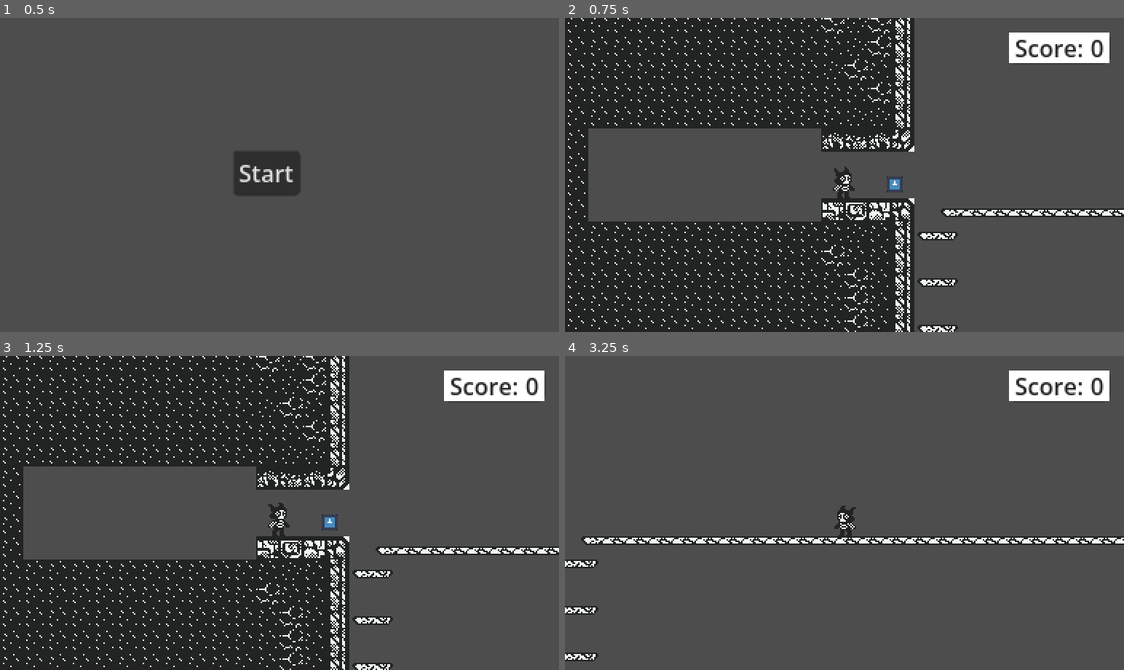
Above: before the commit, frames 1-4 (two rows, left to right).
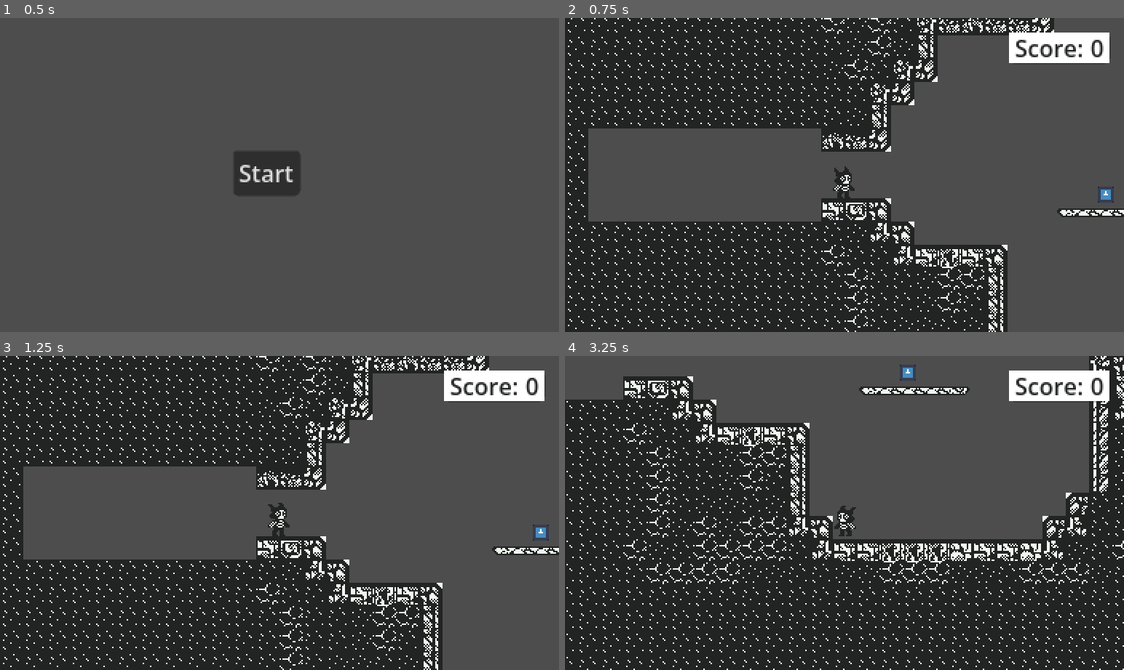
Above: after the commit, the same moments.

Repository: SpeedOfSmell/cryptid-caper
Game: Godot game, scene res://assets/game/game_manager.tscn
Two runs of this game, one before a commit and one after it. Both use one fixed random seed, a clock stepped at 60 frames per second and the inputs below. The engine's default icon, where the game draws it, is replaced by a stand-in: a white triangle on a blue panel in a dark square.
Inputs:
- Up to frame 1 (0.5 s): no input
- Up to frame 2 (0.75 s): click "Start" at 0.5 s
- Up to frame 3 (1.25 s): no input
- Up to frame 4 (3.25 s): hold D (walk_right) 1.28-2.78 s; tap Shift (dash) at 1.35, 2.85 s; tap Space (jump) at 1.52, 2.27 s; tap S (duck) at 2.1 s; hold A (walk_left) from 2.78 s (still down)

Frame 1 is identical in both runs. In frame 2, 9.5% of the frame differs, in the area x 54-99%, y 0-100%; in frame 3, 9.5%; in frame 4, 65%, in the area x 0-100%, y 0-100%.

Commit message:
randomly disperse artifacts throughout a room according to budget and weight

Diff:
--- a/assets/game/game_screen/chunks/chunk_types/through_chunk/through_chunk_a.tscn
+++ b/assets/game/game_screen/chunks/chunk_types/through_chunk/through_chunk_a.tscn
@@ -3,6 +3,7 @@
 [ext_resource type="TileSet" uid="uid://dywhdftlbg8wv" path="res://assets/game/game_screen/chunks/room_tileset.tres" id="2_tbpo8"]
 [ext_resource type="PackedScene" uid="uid://b1jbsp8xj45we" path="res://assets/game/game_screen/player/player.tscn" id="3_47a16"]
 [ext_resource type="PackedScene" uid="uid://bgb2sv8mxh6fd" path="res://assets/game/game_screen/interactables/obstacle/spike.tscn" id="4_tbpo8"]
+[ext_resource type="PackedScene" uid="uid://bravhbok4cvo4" path="res://assets/game/game_screen/interactables/artifact/artifact.tscn" id="5_6aua3"]
 [ext_resource type="PackedScene" uid="uid://d0mhcb0l0g6sy" path="res://assets/game/game_screen/interactables/relic/relic.tscn" id="5_kbw0v"]
 
 [node name="Node2D" type="Node2D" unique_id=605449353]
@@ -22,3 +23,6 @@
 
 [node name="Relic" parent="." unique_id=1616424487 instance=ExtResource("5_kbw0v")]
 position = Vector2(83, 197)
+
+[node name="Artifact" parent="." unique_id=536148721 instance=ExtResource("5_6aua3")]
+position = Vector2(195, 174)
--- /dev/null
+++ b/assets/game/game_screen/interactables/artifact/artifact_a/artifact_a.tres
@@ -0,0 +1,12 @@
+[gd_resource type="Resource" script_class="ArtifactInfo" format=3 uid="uid://d3hkcd6jnf0go"]
+
+[ext_resource type="Script" uid="uid://bbyfvnwmopiua" path="res://assets/game/game_screen/interactables/artifact/artifact_info.gd" id="1_5s7v2"]
+[ext_resource type="PackedScene" uid="uid://bravhbok4cvo4" path="res://assets/game/game_screen/interactables/artifact/artifact.tscn" id="1_sqfys"]
+
+[resource]
+script = ExtResource("1_5s7v2")
+artifact_type = 1
+artifact_scene = ExtResource("1_sqfys")
+score_value = 200
+weight = 0.7999999999999999
+metadata/_custom_type_script = "uid://bbyfvnwmopiua"
--- /dev/null
+++ b/assets/game/game_screen/interactables/artifact/artifact_info.gd
@@ -0,0 +1,7 @@
+class_name ArtifactInfo
+extends Resource
+
+@export var artifact_type: Global.ArtifactType
+@export var artifact_scene: PackedScene
+@export var score_value: int
+@export_range(.1, 1, .1) var weight: float
--- /dev/null
+++ b/assets/game/game_screen/interactables/artifact/artifact_library.gd
@@ -0,0 +1,24 @@
+class_name ArtifactLibrary
+extends Resource
+
+@export var artifacts: Array[ArtifactInfo]
+
+func get_minimal_score() -> int:
+	return artifacts.reduce(func(lowest: int, artifact: ArtifactInfo): return artifact.score_value if lowest == 0 or artifact.score_value < lowest else lowest, null).score_value
+
+func get_random_artifact(max_score: int) -> ArtifactInfo:
+	var total := 0.0
+	var artifact_choices := artifacts.filter(func(a: ArtifactInfo): return a.score_value <= max_score)
+	for artifact: ArtifactInfo in artifact_choices:
+		total += maxf(artifact.weight, 0.0)
+
+	if total <= 0.0:
+		return null  # empty array or all weights zero
+
+	var roll := randf() * total
+	for artifact: ArtifactInfo in artifact_choices:
+		roll -= maxf(artifact.weight, 0.0)
+		if roll < 0.0:
+			return artifact
+
+	return artifact_choices.back()  # fallback for float rounding edge cases
--- a/assets/game/game_screen/room_manager/room_generator.gd
+++ b/assets/game/game_screen/room_manager/room_generator.gd
@@ -6,6 +6,7 @@
 @export var _room_scene: PackedScene
 @export var _chunk_library: ChunkLibrary
 @export var _relic_library: Dictionary[RelicType, PackedScene]
+@export var _artifact_library: ArtifactLibrary
 
 const DOUBLE_JUMP_UNLOCK_LEVEL = 3
 const DASH_UNLOCK_LEVEL = 5
@@ -19,6 +20,7 @@
 const EXIT_DOWN := 8
 const CHUNK_DIRECTIONS := [Vector2i.LEFT, Vector2i.RIGHT, Vector2i.UP, Vector2i.DOWN]
 
+# This was supposed to be used to seed random generation so playthroughs can be reproducable but I didn't end up using it everywhere so it's kinda pointless now
 var _rng: RandomNumberGenerator
 
 func _init():
@@ -28,6 +30,7 @@
 func generate_room(room_id: int) -> Room:
 	var require_double_jump = room_id >= DOUBLE_JUMP_UNLOCK_LEVEL
 	var require_dash = room_id >= DASH_UNLOCK_LEVEL
+	var artifact_budget = 200
 
 	var room_size := Vector2i(3 + floori(room_id / ROOM_HORIZONTAL_SIZE_INCREASE_FREQUENCY), 1 + floori((room_id - 2) / ROOM_VERTICAL_SIZE_INCREASE_FREQUENCY))
 	var chunk_type_map: Array[Array] = _initialize_chunk_map(room_size.x, room_size.y)
@@ -38,6 +41,8 @@
 	var solution_path: Array[Array] = chunk_type_map.duplicate(true)
 	_generate_filler_rooms(chunk_type_map, solution_path)
 	_ensure_all_chunks_accessible(chunk_type_map, solution_path)
+
+	var artifact_map = _generate_artifact_map(chunk_type_map, artifact_budget)
 
 	var chunk_map: Array[Array] = _initialize_chunk_map(room_size.x, room_size.y)
 	_populate_chunk_map(chunk_type_map, chunk_map, require_double_jump, require_dash)
@@ -50,7 +55,7 @@
 	var relic_to_spawn: RelicType = RelicType.NONE
 	if require_double_jump and PlayerManager.get_upgrade_level(Upgrade.UpgradeType.JUMP_LEVEL) == 0:
 		relic_to_spawn = RelicType.DOUBLE_JUMP
-	_spawn_chunks(chunk_map, room, starting_coords, ending_coords, relic_to_spawn)
+	_spawn_chunks(chunk_map, artifact_map, room, starting_coords, ending_coords, relic_to_spawn)
 	_fill_walls(room.tilemap, room_size)
 	_create_room_exits(room, starting_coords, ending_coords)
 
@@ -315,6 +320,25 @@
 func _is_in_bounds(chunk_map: Array[Array], position: Vector2i) -> bool:
 	return position.y >= 0 and position.y < chunk_map.size() and position.x >= 0 and position.x < chunk_map[position.y].size()
 
+func _generate_artifact_map(chunk_type_map: Array[Array], budget: int) -> Array[Array]:
+	var artifact_map = _initialize_chunk_map(chunk_type_map[0].size(), chunk_type_map.size())
+
+	while budget >= _artifact_library.get_minimal_score():
+		var artifact := _artifact_library.get_random_artifact(budget)
+		var artifact_location := Vector2i(-1, -1)
+
+		# TODO: add a check in here to make sure it doesnt loop forever if theres no spots left
+		while artifact_location == Vector2i(-1, -1):
+			var random_coords = Vector2i(_rng.randi_range(0, chunk_type_map[0].size() - 1), _rng.randi_range(0, chunk_type_map.size() - 1))
+			var random_chunk = chunk_type_map[random_coords.y][random_coords.x]
+			if random_chunk != &"Blank Chunk" and artifact_map[random_coords.y][random_coords.x] == null:
+				artifact_location = random_coords
+
+		artifact_map[artifact_location.y][artifact_location.x] = artifact
+		budget -= artifact.score_value
+
+	return artifact_map
+
 func _populate_chunk_map(chunk_type_map: Array[Array], chunk_map: Array[Array], require_double_jump: bool, require_dash: bool):
 	assert(chunk_type_map.size() == chunk_map.size(), "Chunk map does not have same dimensions as chunk type map")
 
@@ -323,7 +347,7 @@
 			if chunk_type_map[y][x] != null:
 				chunk_map[y][x] = _chunk_library.pick_chunk(chunk_type_map[y][x], require_double_jump, require_dash)
 
-func _spawn_chunks(chunk_map: Array[Array], target_room: Room, starting_coords: Vector2i, ending_coords: Vector2i, spawn_relic: RelicType):
+func _spawn_chunks(chunk_map: Array[Array], artifact_map: Array[Array], target_room: Room, starting_coords: Vector2i, ending_coords: Vector2i, spawn_relic: RelicType):
 	for y in range(chunk_map.size()):
 		for x in range(chunk_map[y].size()):
 			if chunk_map[y][x] != null:
@@ -337,9 +361,12 @@
 				var relic_to_spawn_for_this_chunk = RelicType.NONE
 				if Vector2i(x,y) == starting_coords:
 					relic_to_spawn_for_this_chunk = spawn_relic
-				_stamp_chunk(chunk_map[y][x], target_room, Vector2i(CHUNK_SIZE.x * x, CHUNK_SIZE.y * y), edge, relic_to_spawn_for_this_chunk)
-
-func _stamp_chunk(chunk_scene: PackedScene, target_room: Room, origin: Vector2i, edge: String, spawn_relic: RelicType):
+
+				var artifact_to_spawn_for_this_chunk: ArtifactInfo = artifact_map[y][x]
+
+				_stamp_chunk(chunk_map[y][x], target_room, Vector2i(CHUNK_SIZE.x * x, CHUNK_SIZE.y * y), edge, relic_to_spawn_for_this_chunk, artifact_to_spawn_for_this_chunk)
+
+func _stamp_chunk(chunk_scene: PackedScene, target_room: Room, origin: Vector2i, edge: String, spawn_relic: RelicType, spawn_artifact: ArtifactInfo):
 	var chunk: Node2D = chunk_scene.instantiate()
 	var target_layer = target_room.tilemap
 	_copy_layer(chunk.get_node("BaseLayer"), target_layer, origin)
@@ -349,17 +376,19 @@
 		if edge_layer != null:
 			_copy_layer(edge_layer, target_layer, origin)
 
-	## TODO: this is temporary, move this out and rework the logic
-	#for relic: Node2D in chunk.find_children("*", "Artifact", true, false):
-		#var room_relic = relic.duplicate()
-		#room_relic.position = relic.position + Vector2(origin * target_room.tile_size)
-		#target_room.add_child(room_relic)
-
 	if spawn_relic != RelicType.NONE:
-		var relic: Node2D = chunk.find_children("*", "Relic", true, false)[0]
-		var room_relic = _relic_library[spawn_relic].instantiate()
-		room_relic.position = relic.position + Vector2(origin * target_room.tile_size)
-		target_room.add_child(room_relic)
+		var relic: Node2D = chunk.find_children("*", "Relic", true, false).front()
+		if relic != null:
+			var room_relic = _relic_library[spawn_relic].instantiate()
+			room_relic.position = relic.position + Vector2(origin * target_room.tile_size)
+			target_room.add_child(room_relic)
+
+	if spawn_artifact != null:
+		var artifact: Node2D = chunk.find_children("*", "Artifact", true, false).front()
+		if artifact != null:
+			var room_artifact = spawn_artifact.artifact_scene.instantiate()
+			room_artifact.position = artifact.position + Vector2(origin * target_room.tile_size)
+			target_room.add_child(room_artifact)
 
 	chunk.free()
 
@@ -371,59 +400,6 @@
 			src.get_cell_atlas_coords(cell),
 			src.get_cell_alternative_tile(cell)
 		)
-
-#
-#func _generate_doors() -> void:
-	## Bottom tile of the entry door will be in the center of the height of the _room +/- 10% of the total _room height
-	#_room.entry_door_y = _room.room_height / 2 + randi_range(-int(_room.room_height * 0.10), int(_room.room_height * 0.10))
-	#_room.tilemap.set_cell(Vector2i(0, _room.entry_door_y), TILEMAP_SOURCE_ID, DOOR_TILE)
-	#_room.tilemap.set_cell(Vector2i(0, _room.entry_door_y - 1), TILEMAP_SOURCE_ID, DOOR_TILE)
-#
-	#var entry_door_area := _generate_door_collisionbox(Vector2i(0, _room.entry_door_y))
-	#entry_door_area.body_entered.connect(_room.door_entered.bind(-1))
-	#_room.add_child(entry_door_area)
-#
-	## Entry platform
-	#_room.tilemap.set_cell(Vector2i(1, _room.entry_door_y + 1), TILEMAP_SOURCE_ID, FLOOR_TILES.pick_random())
-	#_room.tilemap.set_cell(Vector2i(2, _room.entry_door_y + 1), TILEMAP_SOURCE_ID, FLOOR_TILES.pick_random())
-#
-	#var exit_doors_num := randi_range(1, 2)
-	#for i in range(exit_doors_num):
-		## Divide the full _room into equal portions for each door
-		#var exit_door_range := _room.room_height / exit_doors_num
-		## Bottom tile of each exit door will be in the center of its relative allocated y space +/- 10% of the allocated height
-		#var exit_door_relative_y := exit_door_range / 2 + randi_range(-int(exit_door_range * 0.10), int(exit_door_range * 0.10))
-		## Move the exit door down the appropriate number of relative heights
-		#var exit_door_y: int = exit_door_relative_y + (exit_door_range * i)
-		#
-		#_room.exit_door_positions.append(Vector2i(_room.room_width - 1, exit_door_y))
-#
-		#_room.tilemap.set_cell(Vector2i(_room.room_width - 1, exit_door_y), TILEMAP_SOURCE_ID, DOOR_TILE)
-		#_room.tilemap.set_cell(Vector2i(_room.room_width - 1, exit_door_y - 1), TILEMAP_SOURCE_ID, DOOR_TILE)
-#
-		#var exit_door_area := _generate_door_collisionbox(Vector2i(_room.room_width - 1, exit_door_y))
-		#exit_door_area.body_entered.connect(_room.door_entered.bind(i))
-		#_room.add_child(exit_door_area)
-#
-		## Exit platform
-		#_room.tilemap.set_cell(Vector2i(_room.room_width - 2, exit_door_y + 1), TILEMAP_SOURCE_ID, FLOOR_TILES.pick_random())
-		#_room.tilemap.set_cell(Vector2i(_room.room_width - 3, exit_door_y + 1), TILEMAP_SOURCE_ID, FLOOR_TILES.pick_random())
-#
-		## Create the corresponding _room only when the player first uses this exit
-		#_room.next_rooms.append(null)
-#
-#
-## door_pos is the bottom door tile in tile coordinates
-#func _generate_door_collisionbox(door_pos: Vector2i) -> Area2D:
-	## Create collision area exact shape and position of the door
-	#var door_area := Area2D.new()
-	#var door_col_shape := CollisionShape2D.new()
-	#var rect_shape := RectangleShape2D.new()
-	#rect_shape.size = Vector2i(_room.tile_size.x, _room.tile_size.y * 2)
-	#door_col_shape.shape = rect_shape
-	#door_area.add_child(door_col_shape)
-	#door_area.position = Vector2i(door_pos.x * _room.tile_size.x + (_room.tile_size.x / 2), door_pos.y * _room.tile_size.y)
-	#return door_area
 
 func _fill_walls(tilemap: TileMapLayer, room_size: Vector2i):
 	# The playable area covered by chunks, in tiles
--- a/assets/game/game_screen/room_manager/room_manager.gd
+++ b/assets/game/game_screen/room_manager/room_manager.gd
@@ -8,7 +8,7 @@
 var _current_room: Room
 var _player: CharacterBody2D
 var _transition_pending := false
-var _next_room_id := 10
+var _next_room_id := 1
 
 @onready var _room_generator: RoomGenerator = $"Room Generator"
 
--- a/assets/game/game_screen/room_manager/room_manager.tscn
+++ b/assets/game/game_screen/room_manager/room_manager.tscn
@@ -8,6 +8,14 @@
 [ext_resource type="Resource" uid="uid://cckd2ggtqurop" path="res://assets/game/game_screen/chunks/chunk_library.tres" id="6_bqyrq"]
 [ext_resource type="PackedScene" uid="uid://mplt1omjcq" path="res://assets/game/game_screen/interactables/relic/double_jump_relic/double_jump_relic.tscn" id="7_fjksm"]
 [ext_resource type="LabelSettings" uid="uid://b3m4nbdxi31eb" path="res://assets/global/label_settings.tres" id="7_tfgok"]
+[ext_resource type="Script" uid="uid://bbyfvnwmopiua" path="res://assets/game/game_screen/interactables/artifact/artifact_info.gd" id="8_ojc38"]
+[ext_resource type="Resource" uid="uid://d3hkcd6jnf0go" path="res://assets/game/game_screen/interactables/artifact/artifact_a/artifact_a.tres" id="9_e307x"]
+[ext_resource type="Script" uid="uid://dc3stds6x18aq" path="res://assets/game/game_screen/interactables/artifact/artifact_library.gd" id="9_vtgo2"]
+
+[sub_resource type="Resource" id="Resource_fjksm"]
+script = ExtResource("9_vtgo2")
+artifacts = Array[ExtResource("8_ojc38")]([ExtResource("9_e307x")])
+metadata/_custom_type_script = "uid://dc3stds6x18aq"
 
 [node name="Room Manager" type="Node" unique_id=1475098114]
 script = ExtResource("1_xylws")
@@ -21,6 +29,7 @@
 _relic_library = Dictionary[int, PackedScene]({
 1: ExtResource("7_fjksm")
 })
+_artifact_library = SubResource("Resource_fjksm")
 
 [node name="CanvasLayer" type="CanvasLayer" parent="." unique_id=1099281372]
 
--- /dev/null
+++ b/assets/global/global.gd
@@ -0,0 +1,3 @@
+extends Node
+
+enum ArtifactType { NONE, A, B, C, D }
--- a/project.godot
+++ b/project.godot
@@ -22,6 +22,7 @@
 States="*uid://dujlikvrn20l1"
 PauseMenu="*uid://mjnwtqq0fvx0"
 UpgradeDatabase="*uid://de3hvi1hq1dkq"
+Global="*uid://c10v035ni3ucl"
 
 [display]
 
Not shown, added: assets/game/game_screen/interactables/artifact/artifact_info.gd.uid
Not shown, added: assets/game/game_screen/interactables/artifact/artifact_library.gd.uid
Not shown, added: assets/global/global.gd.uid
